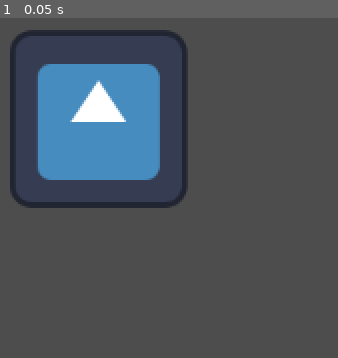
Above: before the commit, frame 1.
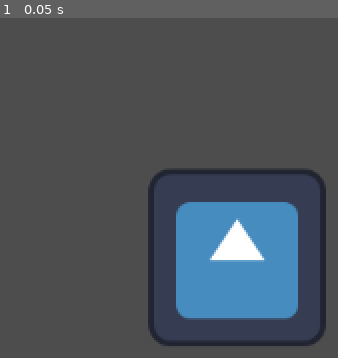
Above: after the commit, the same moment.

Repository: BoQsc/godot-multiplayerspawner-research
Game: Godot game, scene res://main_scene.tscn
Same seed, same stepped clock (60 frames per second), same inputs: the game is played once before the commit and once after it. The engine's default icon, where the game draws it, is replaced by a stand-in: a white triangle on a blue panel in a dark square.
Inputs:
- Up to frame 1 (0.05 s): no input

The runs differ from the first frame. In frame 1, 31% of the frame differs, in the area x 2-97%, y 3-97%.

Commit message:
Update main_scene.tscn

Diff:
--- a/main_scene.tscn
+++ b/main_scene.tscn
@@ -77,7 +77,7 @@
 script = SubResource("GDScript_0f027")
 
 [node name="SpawnContainer" type="Node2D" parent="."]
-position = Vector2(71, 73)
+position = Vector2(171, 173)
 
 [node name="Sprite2D" type="Sprite2D" parent="SpawnContainer"]
 texture = ExtResource("1_0f027")
